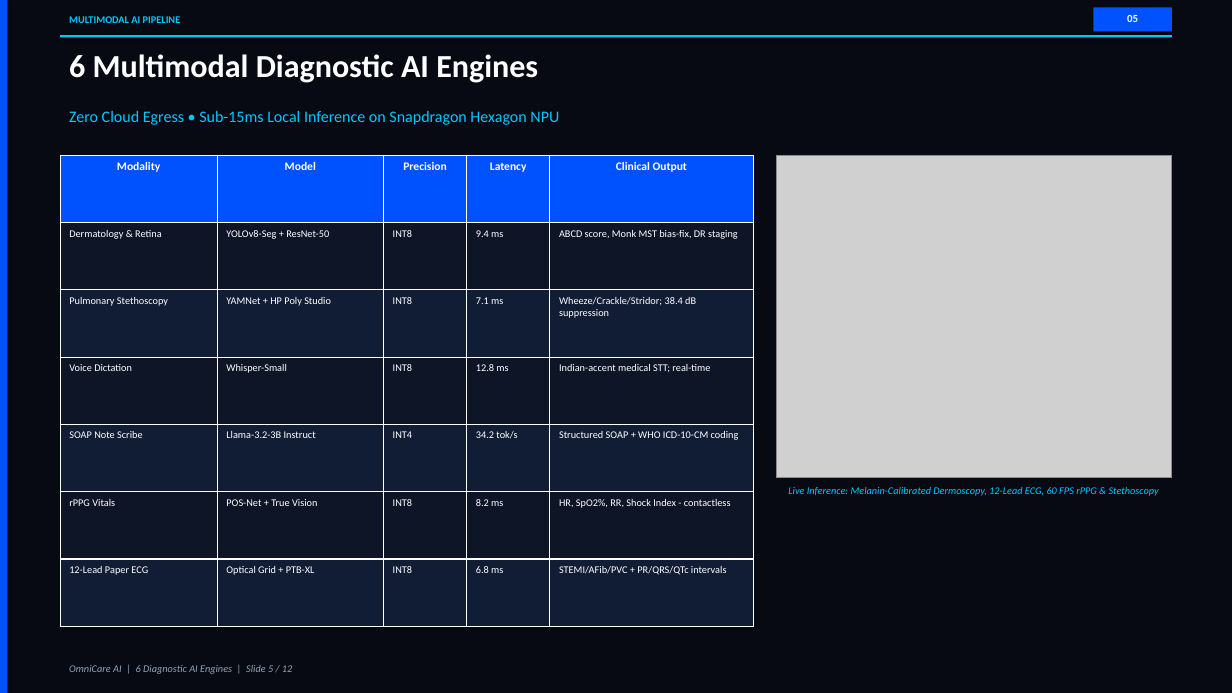
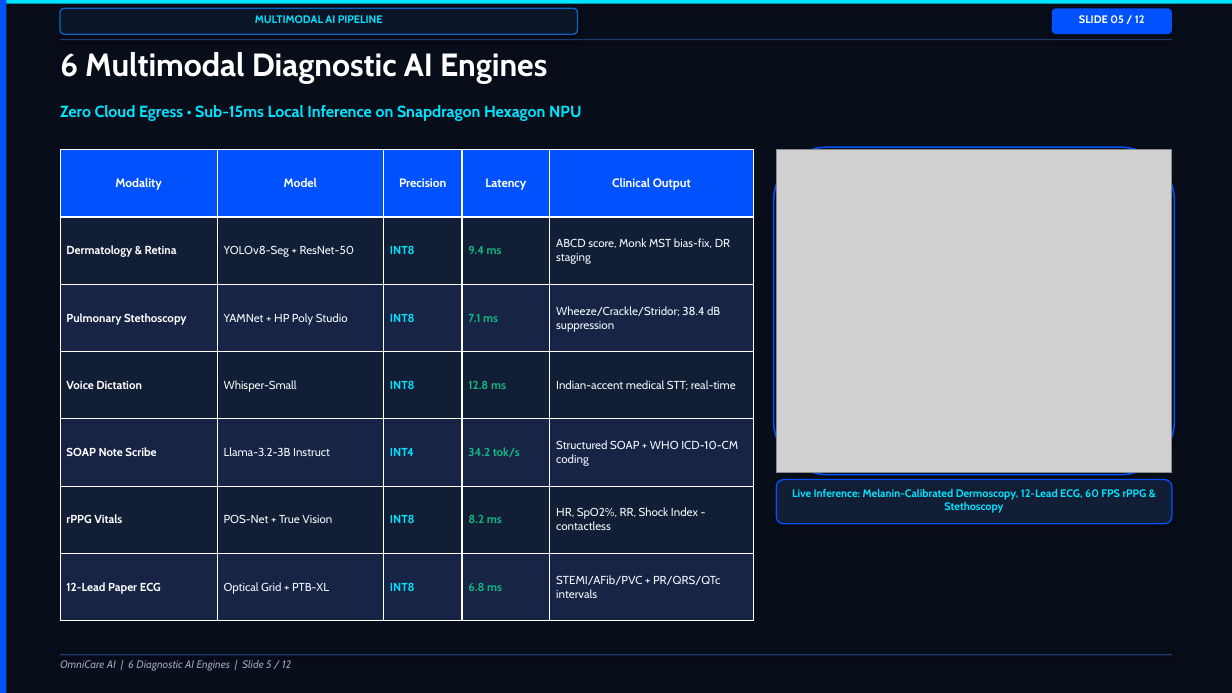
Before and after one commit to Advik-harsha/OmniCare-AI, a slide deck: slide 5 of submission_files/OmniCare_AI_Executive_Presentation.pptx. Drawn at 1232x693 pixels with LibreOffice and Linux fonts; fonts in the diff are those of the drawing; grey boxes stand for pictures. Boxes give left, top, right and bottom in pixels: in the first picture for what was removed or moved away, otherwise in the second. Text is boxed around its words. In the diff, an @@ line names an element or a change of style, - is before the commit and + after.

Commit message:
design(pitch): beautify presentation slides with modern high-contrast cards, segoe ui typography, and side-by-side cockpit layout

```diff
--- a/submission_files/OmniCare_AI_Executive_Presentation.pptx
+++ b/submission_files/OmniCare_AI_Executive_Presentation.pptx
@@ rectangle at <box>0,0,1232,693</box>: fill #070A13 to #080D1A @@
@@ rectangle added at <box>0,0,1232,4</box>, fill #00E5FF @@
@@ text "MULTIMODAL AI PIPELINE" at <box>255,15,383,23</box>: size 8 to 8.5 pt, font Calibri to Cabin, text colour #00C8FF to #00E5FF; alignment left to centre @@
@@ rounded rectangle added at <box>60,8,578,34</box>, fill #0C1428, outline #0A66C2 1 pt @@
@@ rounded rectangle added at <box>1052,8,1172,34</box>, fill #0052FF @@
@@ text at <box>1079,15,1145,23</box>: text changed; font Calibri to Cabin @@
-05
+SLIDE 05 / 12
@@ rectangle removed at <box>1093,7,1172,31</box> @@
@@ text "6 Multimodal Diagnostic AI Engines" at <box>60,52,547,83</box>: font Calibri to Cabin @@
@@ rectangle: place and size @@
-rectangle at <box>60,35,1172,38</box>
+rectangle at <box>60,39,1172,40</box>
@@ rectangle at <box>60,39,1172,40</box>: fill #00C8FF to #1E3A6E @@
@@ text "Zero Cloud Egress • Sub-15ms ..." at <box>60,105,581,121</box>: font Calibri to Cabin, text colour #00C8FF to #00E5FF, bold on @@
@@ rounded rectangle added at <box>774,147,1175,475</box>, fill #080D1A, outline #0052FF 1.2 pt @@
@@ table at <box>60,150,753,621</box> @@
@@ fill #0D1527 to #121D36 in 15 cells @@
@@ fill #111C35 to #172445 in 15 cells @@
@@ size 9 to 9.5 pt in "Modality", "Model", "Precision", "Latency" and 1 more places @@
@@ font Calibri to Cabin, size 8 to 9 pt @@
@@ bold on in "Dermatology & Retina", "INT8", "9.4 ms", "Pulmonary Stethoscopy" and 14 more places @@
@@ text colour #FFFFFF to #F1F5F9 in "YOLOv8-Seg + ResNet-50", "ABCD score, Monk MST bias-fix, DR staging", "YAMNet + HP Poly Studio", "Wheeze/Crackle/Stridor; 38.4 dB suppression" and 8 more places @@
@@ text colour #FFFFFF to #00E5FF in "INT8", "INT8", "INT8", "INT4" and 2 more places @@
@@ text colour #FFFFFF to #10B981 in "9.4 ms", "7.1 ms", "12.8 ms", "34.2 tok/s" and 2 more places @@
@@ table: place and size @@
-table at <box>60,155,753,627</box>
+table at <box>60,150,753,621</box>
@@ picture: place and size @@
-picture at <box>776,155,1172,478</box>
+picture at <box>776,150,1172,472</box>
@@ text "Live Inference: Melanin-Calibrated Dermoscopy, 12-Lead ..." at <box>792,489,1147,513</box>: size 8 to 8.5 pt, font Calibri to Cabin, text colour #00C8FF to #00E5FF, bold on, italic off @@
@@ rounded rectangle added at <box>776,480,1172,524</box>, fill #121D36, outline #0052FF 1 pt @@
@@ text "OmniCare AI | 6 Diagnostic ..." at <box>60,660,291,671</box>: size 8 to 8.5 pt, font Calibri to Cabin @@
@@ rectangle added at <box>60,654,1172,655</box>, fill #1E3A6E @@
```
Also in this commit, not shown: 11 other slides changed, 9 other files.
